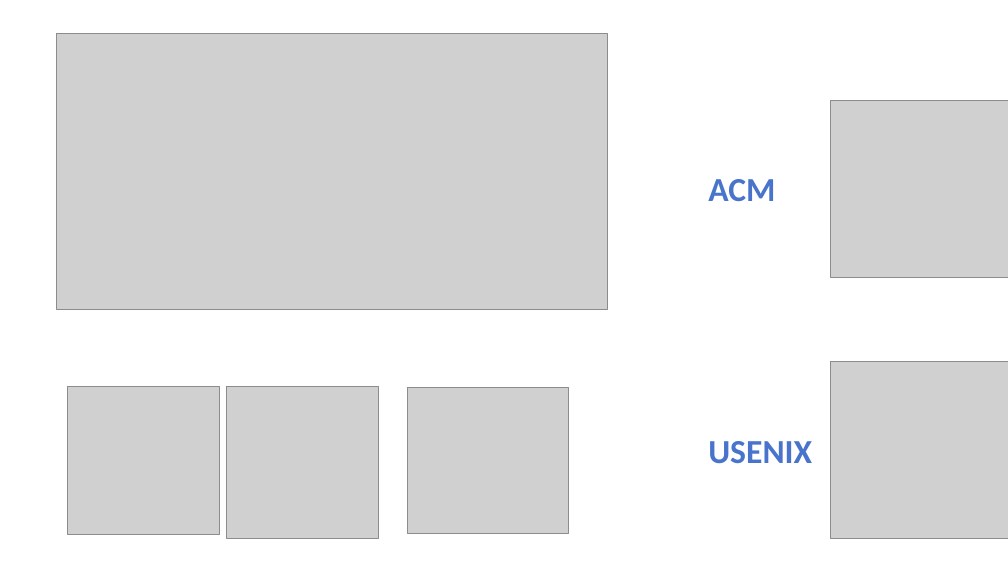
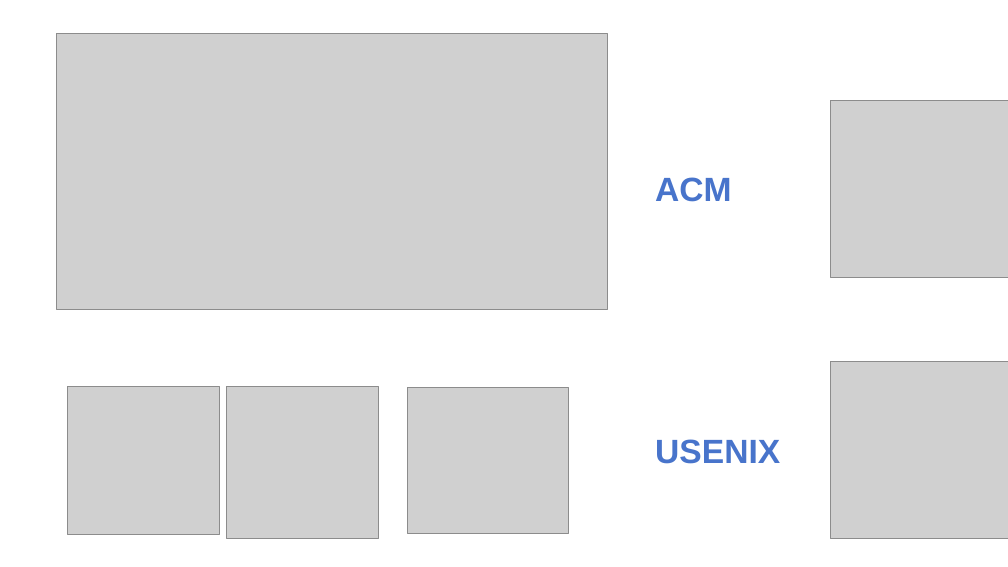
Before and after one commit to fmy-fly/Pre-ppt, a slide deck: slide 9 of AE介绍.pptx (slide 8 before the commit). Drawn at 1008x567 pixels with LibreOffice and Linux fonts; fonts in the diff are those of the drawing; grey boxes stand for pictures. Boxes give left, top, right and bottom in pixels: in the first picture for what was removed or moved away, otherwise in the second. Text is boxed around its words. In the diff, an @@ line names an element or a change of style, - is before the commit and + after.

```diff
--- a/AE介绍.pptx
+++ b/AE介绍.pptx
@@ text "ACM": place and size @@
-text "ACM" at <box>708,179,775,201</box>
+text "ACM" at <box>655,177,732,202</box>
@@ text "ACM" at <box>655,177,732,202</box>: font Calibri to Arial @@
@@ text "USENIX" at <box>655,439,780,464</box>: font Calibri to Arial @@
@@ text "USENIX": place and size @@
-text "USENIX" at <box>708,441,812,464</box>
+text "USENIX" at <box>655,439,780,464</box>
```
Also in this commit, not shown: 18 other slides changed, 2 slides added, 1 slide removed.
